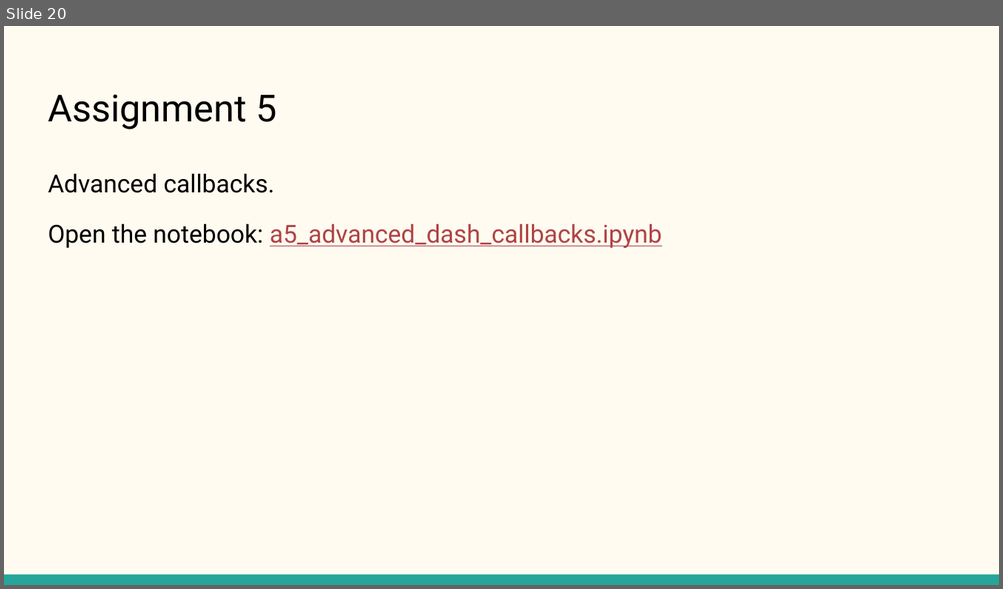
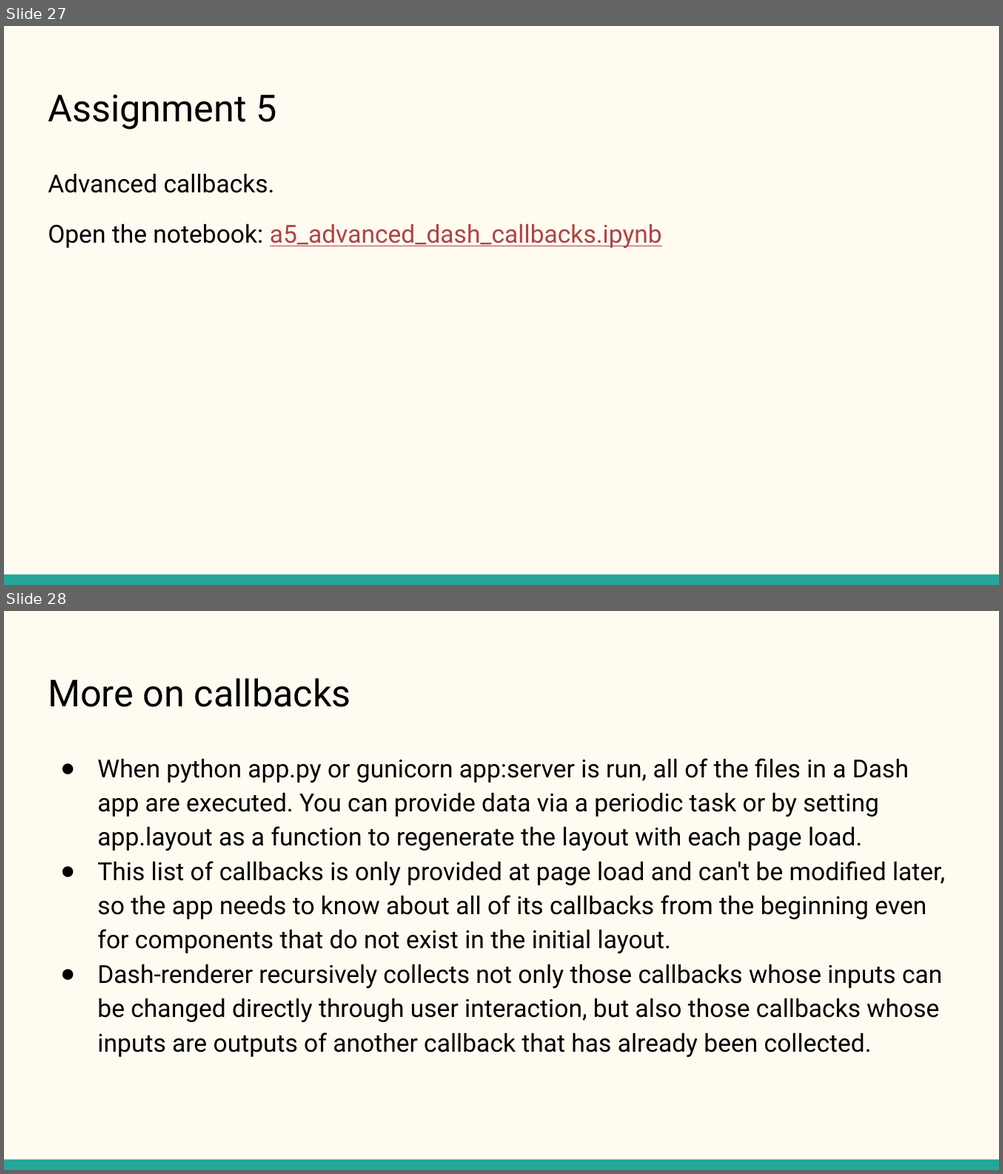
Before and after one commit to KritikaVersha/Plotly_Dash_Training, a slide deck: plotly-dash-training/Python with Plotly and Dash.pptx. Shown one above the other, each under a label of ours: slide 20 before the commit, slides 27 and 28 after it. The pictures are 1003x589 and 1003x1174 pixels, drawn with LibreOffice and Linux fonts; fonts in the diff are those of the drawing. Boxes give left, top, right and bottom in pixels: in the first picture for what was removed or moved away, otherwise in the second. Text is boxed around its words. In the diff, an @@ line names an element or a change of style, - is before the commit and + after.

```diff
--- a/plotly-dash-training/Python with Plotly and Dash.pptx
+++ b/plotly-dash-training/Python with Plotly and Dash.pptx
@@ slide 28 added at bbox=[4, 611, 999, 1170], background #FFFBF0; not listed: 1 template element that a slide beside it also shows @@
@@ title added at bbox=[48, 678, 351, 707], 27 pt, text #000000 @@
+More on callbacks
@@ text added at bbox=[97, 758, 945, 1057], 18 pt, text #000000 @@
+● When python app.py or gunicorn app:server is run, all of the files in a Dash app are executed. You can provide data via a periodic task or by setting app.layout as a function to regenerate the layout with each page load.
+● This list of callbacks is only provided at page load and can't be modified later, so the app needs to know about all of its callbacks from the beginning even for components that do not exist in the initial layout.
+● Dash-renderer recursively collects not only those callbacks whose inputs can be changed directly through user interaction, but also those callbacks whose inputs are outputs of another callback that has already been collected.
@@ what was slide 20 is now slide 27 @@
```
Also in this commit, not shown: 8 slides changed, 15 other slides added.
